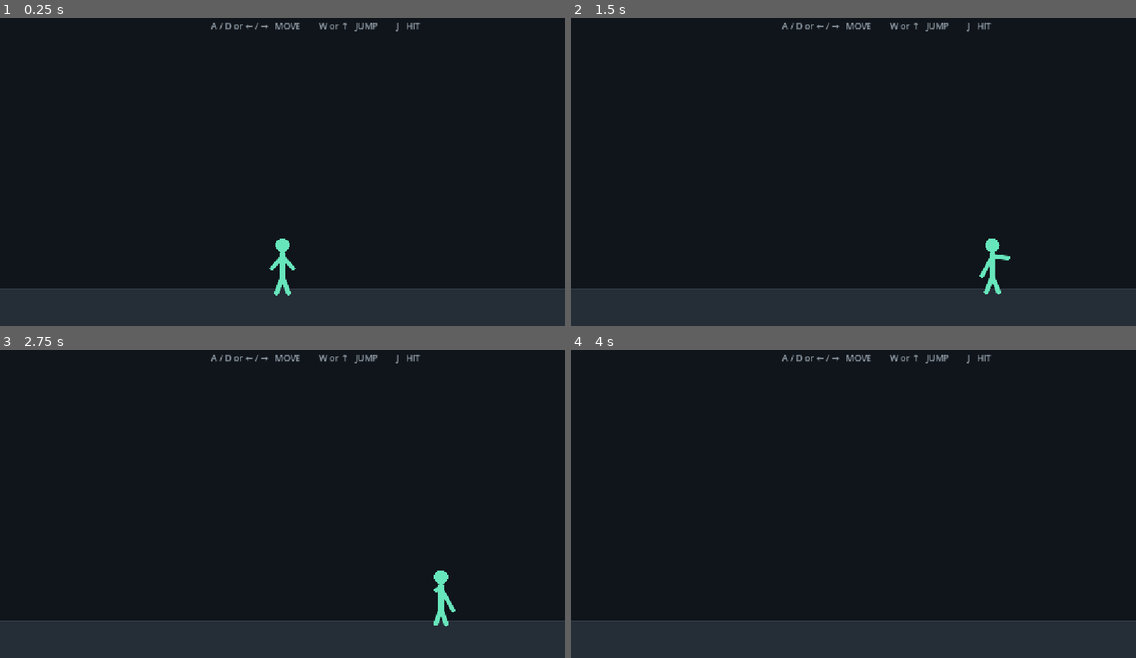
Above: before the commit, frames 1-4 (two rows, left to right).
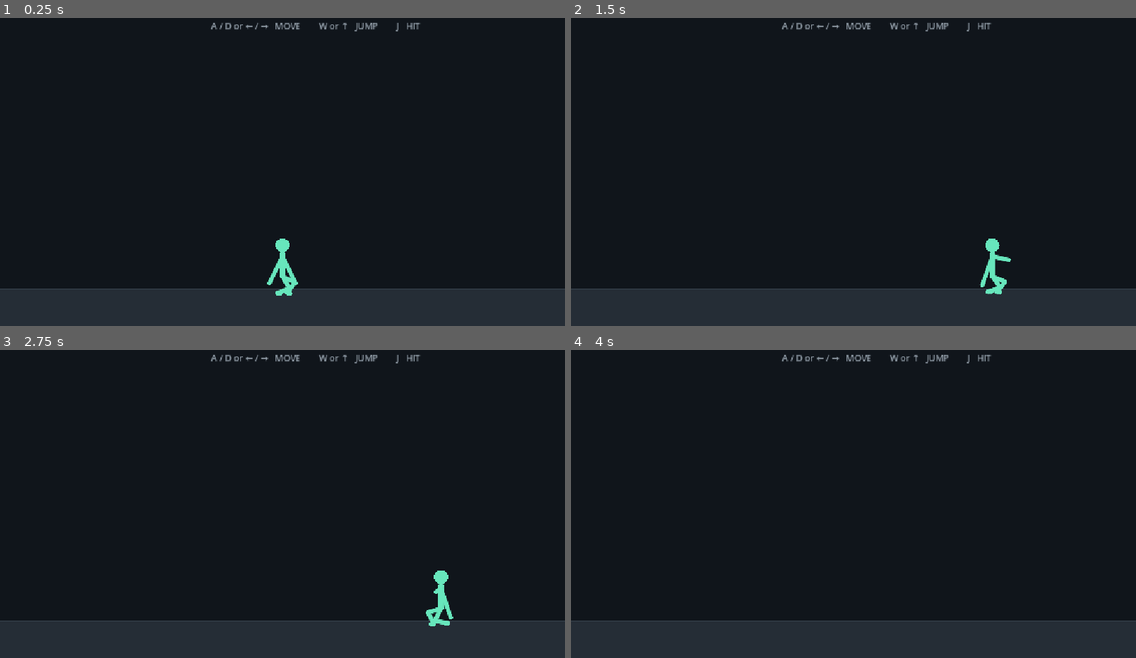
Above: after the commit, the same moments.

Repository: divanburke/ShadowSwap
Game: Godot game, scene res://main.tscn
Two runs of this game, one before a commit and one after it. Both use one fixed random seed, a clock stepped at 60 frames per second and the inputs below.
Inputs:
- Up to frame 1 (0.25 s): no input
- Up to frame 2 (1.5 s): hold J 0.53-1.28 s; hold D from 0.53 s (still down); tap W at 0.77 s; tap J at 1.35 s
- Up to frame 3 (2.75 s): tap W at 1.52 s; release D at 2.03 s; hold A from 2.03 s (still down); hold J from 2.03 s (still down)
- Up to frame 4 (4 s): release A at 2.78 s; release J at 2.78 s; hold D from 2.78 s (still down); tap J at 2.85 s; tap W at 3.02, 3.77 s; hold J from 3.53 s (still down)

The runs differ from the first frame. In frame 1, 0.3% of the frame differs, in the area x 47-53%, y 77-91%; in frame 2, 0.2%; in frame 3, 0.2%; in frame 4, nothing differs.

Commit message:
Make fighter limbs human-proportioned and legs two-segment

Diff:
--- a/scripts/fighter.gd
+++ b/scripts/fighter.gd
@@ -7,13 +7,18 @@
 #   - one solid-color body
 #   - movement
 #   - jumping
-#   - a small walking animation
+#   - a human-like procedural walk cycle
+#   - physics-driven arm swing
 #   - a directional arm hit
 #
 # No AI, weapons, ragdolls, damage systems, rounds, or extra combat systems.
 
 const BODY_WIDTH = 28.0
 const BODY_HEIGHT = 78.0
+
+const HEAD_RADIUS = BODY_HEIGHT * 0.18
+const SHOULDER_Y = -BODY_HEIGHT * 0.32
+const HIP_Y = BODY_HEIGHT * 0.205
 
 const MOVE_SPEED = 320.0
 const GROUND_ACCELERATION = 2200.0
@@ -30,30 +35,53 @@
 
 const MINT_GREEN = Color("#67e6bc")
 
-# Arms behave like lightweight masses hanging from the shoulders.
-# Walking acceleration, jumping and gravity all influence their motion.
+# -------------------------------------------------------------------------
+# Human-proportioned arms
+# -------------------------------------------------------------------------
+# Arm length is derived from the body height instead of being a fixed
+# pixel value, so the proportions stay consistent if the fighter is resized.
+const ARM_LENGTH = BODY_HEIGHT * 0.52
+const ARM_THICKNESS = BODY_WIDTH * 0.285
+const ARM_REST_X = ARM_LENGTH * 0.70
+const ARM_REST_Y = ARM_LENGTH * 0.714
+
 const ARM_SPRING = 24.0
 const ARM_DAMPING = 5.2
 const ARM_GRAVITY = 620.0
-
-# Feet use a gentle procedural gait because a simple two-foot walk cycle is
-# much more stable and readable than trying to balance physical leg bodies.
-const FOOT_SPRING = 50.0
-const FOOT_DAMPING = 8.5
-const WALK_STRIDE = 10.0
-const WALK_LIFT = 4.0
+const ATTACK_REACH = ARM_LENGTH * 1.12
+
+# -------------------------------------------------------------------------
+# Human-like legs
+# -------------------------------------------------------------------------
+# A real leg is treated as two connected bones: thigh + shin. We solve the
+# knee position from a desired ankle position with a two-bone IK calculation.
+const THIGH_LENGTH = BODY_HEIGHT * 0.36
+const SHIN_LENGTH = BODY_HEIGHT * 0.35
+const LEG_THICKNESS = BODY_WIDTH * 0.30
+
+const ANKLE_BASE_X = BODY_WIDTH * 0.36
+const ANKLE_BASE_Y = BODY_HEIGHT * 0.63
+const WALK_STRIDE = BODY_HEIGHT * 0.17
+const WALK_LIFT = BODY_HEIGHT * 0.085
+const WALK_FOOT_FORWARD = BODY_HEIGHT * 0.09
+
+const FOOT_SPRING = 58.0
+const FOOT_DAMPING = 9.0
 
 var facing = 1.0
 
-var left_hand_offset = Vector2(-22.0, -3.0)
-var right_hand_offset = Vector2(22.0, -3.0)
+var left_hand_offset = Vector2(-ARM_REST_X, ARM_REST_Y)
+var right_hand_offset = Vector2(ARM_REST_X, ARM_REST_Y)
 var left_hand_velocity = Vector2.ZERO
 var right_hand_velocity = Vector2.ZERO
 
-var left_foot_offset = Vector2(-12.0, 49.0)
-var right_foot_offset = Vector2(12.0, 49.0)
-var left_foot_velocity = Vector2.ZERO
-var right_foot_velocity = Vector2.ZERO
+var left_ankle_offset = Vector2(-ANKLE_BASE_X, ANKLE_BASE_Y)
+var right_ankle_offset = Vector2(ANKLE_BASE_X, ANKLE_BASE_Y)
+var left_ankle_velocity = Vector2.ZERO
+var right_ankle_velocity = Vector2.ZERO
+
+var left_knee_offset = Vector2.ZERO
+var right_knee_offset = Vector2.ZERO
 
 var walking_phase = 0.0
 var previous_velocity = Vector2.ZERO
@@ -206,11 +234,12 @@
 
 	previous_velocity = velocity
 
-	# --------------------------------------------------------------
-	# ARMS: spring + gravity + real body acceleration.
-	# --------------------------------------------------------------
-	# The shoulders stay fixed. The hands are allowed to lag behind the
-	# body, fall under gravity, and swing when the body changes velocity.
+	# ==============================================================
+	# ARMS
+	# ==============================================================
+	# The hand is a spring-driven point with gravity and body inertia.
+	# Its distance from the shoulder is constrained to the proportional
+	# arm length after the spring step.
 	var horizontal_inertia = clampf(
 		acceleration.x * 0.012,
 		-10.0,
@@ -224,32 +253,28 @@
 	)
 
 	var left_target = Vector2(
-		-22.0 - horizontal_inertia,
-		-3.0 + vertical_inertia
+		-ARM_REST_X - horizontal_inertia,
+		ARM_REST_Y + vertical_inertia
 	)
 
 	var right_target = Vector2(
-		22.0 - horizontal_inertia,
-		-3.0 + vertical_inertia
-	)
-
-	# Gravity makes the arms naturally drop while airborne instead of
-	# snapping to an animation pose.
+		ARM_REST_X - horizontal_inertia,
+		ARM_REST_Y + vertical_inertia
+	)
+
 	left_hand_velocity.y += ARM_GRAVITY * delta
 	right_hand_velocity.y += ARM_GRAVITY * delta
 
-	# Jumping pushes both arms upward slightly, falling lets them trail down.
 	if not is_on_floor():
-		var air_angle = clampf(
+		var air_motion = clampf(
 			velocity.y / JUMP_SPEED,
 			-1.0,
 			1.0
 		)
 
-		left_target.y += air_angle * 5.0
-		right_target.y += air_angle * 5.0
-
-	# A landing gives both arms a small physical swing.
+		left_target.y += air_motion * BODY_HEIGHT * 0.065
+		right_target.y += air_motion * BODY_HEIGHT * 0.065
+
 	if is_on_floor() and not previous_floor_state:
 		left_hand_velocity.y -= 100.0
 		right_hand_velocity.y -= 100.0
@@ -263,7 +288,11 @@
 		delta
 	)
 
-	left_hand_offset = left_arm_state[0]
+	left_hand_offset = keep_length(
+		left_arm_state[0],
+		ARM_LENGTH
+	)
+
 	left_hand_velocity = left_arm_state[1]
 
 	var right_arm_state = spring_vector(
@@ -275,73 +304,145 @@
 		delta
 	)
 
-	right_hand_offset = right_arm_state[0]
+	right_hand_offset = keep_length(
+		right_arm_state[0],
+		ARM_LENGTH
+	)
+
 	right_hand_velocity = right_arm_state[1]
 
-	# --------------------------------------------------------------
-	# LEGS: simple human two-step walking gait.
-	# --------------------------------------------------------------
+	# ==============================================================
+	# LEGS
+	# ==============================================================
+	# Phase 0 / PI are opposite legs. The foot moves forward during its
+	# swing phase and rises from the floor, while the other foot stays low.
 	if is_on_floor() and speed_ratio > 0.05:
-		walking_phase += delta * (5.0 + speed_ratio * 10.0)
+		walking_phase += delta * (4.5 + speed_ratio * 9.0)
 	else:
 		walking_phase = move_toward(
 			walking_phase,
 			0.0,
-			delta * 2.5
+			delta * 2.8
 		)
 
-	var step_a = sin(walking_phase) * WALK_STRIDE
-	var step_b = sin(walking_phase + PI) * WALK_STRIDE
-
-	var lift_a = maxf(
-		sin(walking_phase),
-		0.0
-	) * WALK_LIFT
-
-	var lift_b = maxf(
-		sin(walking_phase + PI),
-		0.0
-	) * WALK_LIFT
-
-	var left_foot_target = Vector2(
-		-12.0 + step_a,
-		49.0 - lift_a
-	)
-
-	var right_foot_target = Vector2(
-		12.0 + step_b,
-		49.0 - lift_b
-	)
-
+	var left_step = sin(walking_phase)
+	var right_step = sin(walking_phase + PI)
+
+	var left_lift = maxf(left_step, 0.0) * WALK_LIFT
+	var right_lift = maxf(right_step, 0.0) * WALK_LIFT
+
+	var left_ankle_target = Vector2(
+		-ANKLE_BASE_X + left_step * WALK_STRIDE,
+		ANKLE_BASE_Y - left_lift
+	)
+
+	var right_ankle_target = Vector2(
+		ANKLE_BASE_X + right_step * WALK_STRIDE,
+		ANKLE_BASE_Y - right_lift
+	)
+
+	# When stationary, keep both feet planted and slightly separated.
+	if speed_ratio <= 0.05 and is_on_floor():
+		left_ankle_target = Vector2(-ANKLE_BASE_X, ANKLE_BASE_Y)
+		right_ankle_target = Vector2(ANKLE_BASE_X, ANKLE_BASE_Y)
+
+	# Airborne legs tuck slightly instead of continuing to walk.
 	if not is_on_floor():
-		left_foot_target.y += 4.0
-		right_foot_target.y += 4.0
-
-	var left_foot_state = spring_vector(
-		left_foot_offset,
-		left_foot_velocity,
-		left_foot_target,
+		left_ankle_target.y += BODY_HEIGHT * 0.055
+		right_ankle_target.y += BODY_HEIGHT * 0.055
+		left_ankle_target.x -= facing * BODY_HEIGHT * 0.05
+		right_ankle_target.x -= facing * BODY_HEIGHT * 0.05
+
+	var left_ankle_state = spring_vector(
+		left_ankle_offset,
+		left_ankle_velocity,
+		left_ankle_target,
 		FOOT_SPRING,
 		FOOT_DAMPING,
 		delta
 	)
 
-	left_foot_offset = left_foot_state[0]
-	left_foot_velocity = left_foot_state[1]
-
-	var right_foot_state = spring_vector(
-		right_foot_offset,
-		right_foot_velocity,
-		right_foot_target,
+	left_ankle_offset = left_ankle_state[0]
+	left_ankle_velocity = left_ankle_state[1]
+
+	var right_ankle_state = spring_vector(
+		right_ankle_offset,
+		right_ankle_velocity,
+		right_ankle_target,
 		FOOT_SPRING,
 		FOOT_DAMPING,
 		delta
 	)
 
-	right_foot_offset = right_foot_state[0]
-	right_foot_velocity = right_foot_state[1]
+	right_ankle_offset = right_ankle_state[0]
+	right_ankle_velocity = right_ankle_state[1]
+
+	# Solve each leg as a proper two-bone chain.
+	left_knee_offset = solve_leg(
+		Vector2(0.0, HIP_Y),
+		left_ankle_offset,
+		facing
+	)
+
+	right_knee_offset = solve_leg(
+		Vector2(0.0, HIP_Y),
+		right_ankle_offset,
+		facing
+	)
 
 	previous_floor_state = is_on_floor()
+
+
+func solve_leg(hip, ankle, bend_direction):
+	var to_ankle = ankle - hip
+	var distance = to_ankle.length()
+
+	if distance < 0.001:
+		return hip + Vector2(0.0, THIGH_LENGTH)
+
+	var max_reach = THIGH_LENGTH + SHIN_LENGTH
+	var min_reach = absf(THIGH_LENGTH - SHIN_LENGTH)
+
+	distance = clampf(
+		distance,
+		min_reach + 0.001,
+		max_reach - 0.001
+	)
+
+	var direction = to_ankle / to_ankle.length()
+	var perpendicular = Vector2(
+		-direction.y,
+		direction.x
+	)
+
+	var cos_knee_angle = clampf(
+		(
+			THIGH_LENGTH * THIGH_LENGTH +
+			distance * distance -
+			SHIN_LENGTH * SHIN_LENGTH
+		) / (2.0 * THIGH_LENGTH * distance),
+		-1.0,
+		1.0
+	)
+
+	var knee_along = THIGH_LENGTH * cos(acos(cos_knee_angle))
+	var knee_height = sqrt(
+		maxf(
+			THIGH_LENGTH * THIGH_LENGTH -
+			knee_along * knee_along,
+			0.0
+		)
+	)
+
+	var candidate_a = hip + direction * knee_along + perpendicular * knee_height
+	var candidate_b = hip + direction * knee_along - perpendicular * knee_height
+
+	# Pick the solution whose knee points in the direction the fighter faces.
+	# This gives the familiar forward-bending human knee.
+	if candidate_a.x * bend_direction > candidate_b.x * bend_direction:
+		return candidate_a
+
+	return candidate_b
 
 
 func spring_vector(current, current_velocity, target, stiffness, damping, delta):
@@ -354,6 +455,13 @@
 	return [current, current_velocity]
 
 
+func keep_length(point, length):
+	if point.length_squared() < 0.001:
+		return Vector2(length, 0.0)
+
+	return point.normalized() * length
+
+
 func get_point(name):
 	var attack_progress = 0.0
 
@@ -365,19 +473,19 @@
 
 	match name:
 		"head":
-			return Vector2(0.0, -48.0)
+			return Vector2(0.0, -BODY_HEIGHT * 0.615)
 
 		"shoulder_left":
-			return Vector2(0.0, -25.0)
+			return Vector2(0.0, SHOULDER_Y)
 
 		"shoulder_right":
-			return Vector2(0.0, -25.0)
+			return Vector2(0.0, SHOULDER_Y)
 
 		"hand_left":
 			if attack_timer > 0.0 and facing < 0.0:
 				return Vector2(
-					-44.0 * punch,
-					-22.0
+					-ATTACK_REACH * punch,
+					-BODY_HEIGHT * 0.23
 				)
 
 			return left_hand_offset
@@ -385,23 +493,41 @@
 		"hand_right":
 			if attack_timer > 0.0 and facing > 0.0:
 				return Vector2(
-					44.0 * punch,
-					-22.0
+					ATTACK_REACH * punch,
+					-BODY_HEIGHT * 0.23
 				)
 
 			return right_hand_offset
 
 		"left_hip":
-			return Vector2(0.0, 16.0)
+			return Vector2(0.0, HIP_Y)
 
 		"right_hip":
-			return Vector2(0.0, 16.0)
+			return Vector2(0.0, HIP_Y)
+
+		"left_knee":
+			return left_knee_offset
+
+		"right_knee":
+			return right_knee_offset
+
+		"left_ankle":
+			return left_ankle_offset
+
+		"right_ankle":
+			return right_ankle_offset
 
 		"left_foot":
-			return left_foot_offset
+			return left_ankle_offset + Vector2(
+				facing * WALK_FOOT_FORWARD,
+				0.0
+			)
 
 		"right_foot":
-			return right_foot_offset
+			return right_ankle_offset + Vector2(
+				facing * WALK_FOOT_FORWARD,
+				0.0
+			)
 
 	return Vector2.ZERO
 
@@ -410,57 +536,95 @@
 	var color = MINT_GREEN
 
 	var head = get_point("head")
+
 	var shoulder_left = get_point("shoulder_left")
 	var shoulder_right = get_point("shoulder_right")
 	var hand_left = get_point("hand_left")
 	var hand_right = get_point("hand_right")
+
 	var left_hip = get_point("left_hip")
 	var right_hip = get_point("right_hip")
+	var left_knee = get_point("left_knee")
+	var right_knee = get_point("right_knee")
+	var left_ankle = get_point("left_ankle")
+	var right_ankle = get_point("right_ankle")
 	var left_foot = get_point("left_foot")
 	var right_foot = get_point("right_foot")
 
-	# Limbs are drawn first. The torso then covers their roots, preventing
-	# bumps or blobs at the shoulder and hip connections.
+	# Arms are single continuous pills, with no artificial elbow joints.
 	draw_pill(
 		shoulder_left,
 		hand_left,
-		8.0,
+		ARM_THICKNESS,
 		color
 	)
 
 	draw_pill(
 		shoulder_right,
 		hand_right,
-		8.0,
-		color
-	)
-
+		ARM_THICKNESS,
+		color
+	)
+
+	# Each leg now has a real thigh + shin chain. The two segments share the
+	# same centerline at the knee, keeping the joint clean without a separate
+	# oversized knee ball.
 	draw_pill(
 		left_hip,
+		left_knee,
+		LEG_THICKNESS,
+		color
+	)
+
+	draw_pill(
+		left_knee,
+		left_ankle,
+		LEG_THICKNESS,
+		color
+	)
+
+	draw_pill(
+		right_hip,
+		right_knee,
+		LEG_THICKNESS,
+		color
+	)
+
+	draw_pill(
+		right_knee,
+		right_ankle,
+		LEG_THICKNESS,
+		color
+	)
+
+	# Small feet give the lower legs a clear planted direction.
+	draw_pill(
+		left_ankle,
 		left_foot,
-		9.0,
-		color
-	)
-
-	draw_pill(
-		right_hip,
+		LEG_THICKNESS,
+		color
+	)
+
+	draw_pill(
+		right_ankle,
 		right_foot,
-		9.0,
-		color
-	)
-
-	# Torso covers the upper ends of the limbs.
-	draw_pill(
-		Vector2(0.0, -30.0),
-		Vector2(0.0, 16.0),
-		11.0,
+		LEG_THICKNESS,
+		color
+	)
+
+	# Torso covers the upper limb roots, keeping shoulders and hips centered
+	# exactly on the body's vertical axis.
+	draw_pill(
+		Vector2(0.0, SHOULDER_Y - 5.0),
+		Vector2(0.0, HIP_Y),
+		BODY_WIDTH * 0.39,
 		color
 	)
 
 	# Head.
 	draw_circle(
 		head,
-		14.0,
+		HEAD_RADIUS,
 		color
 	)
 
